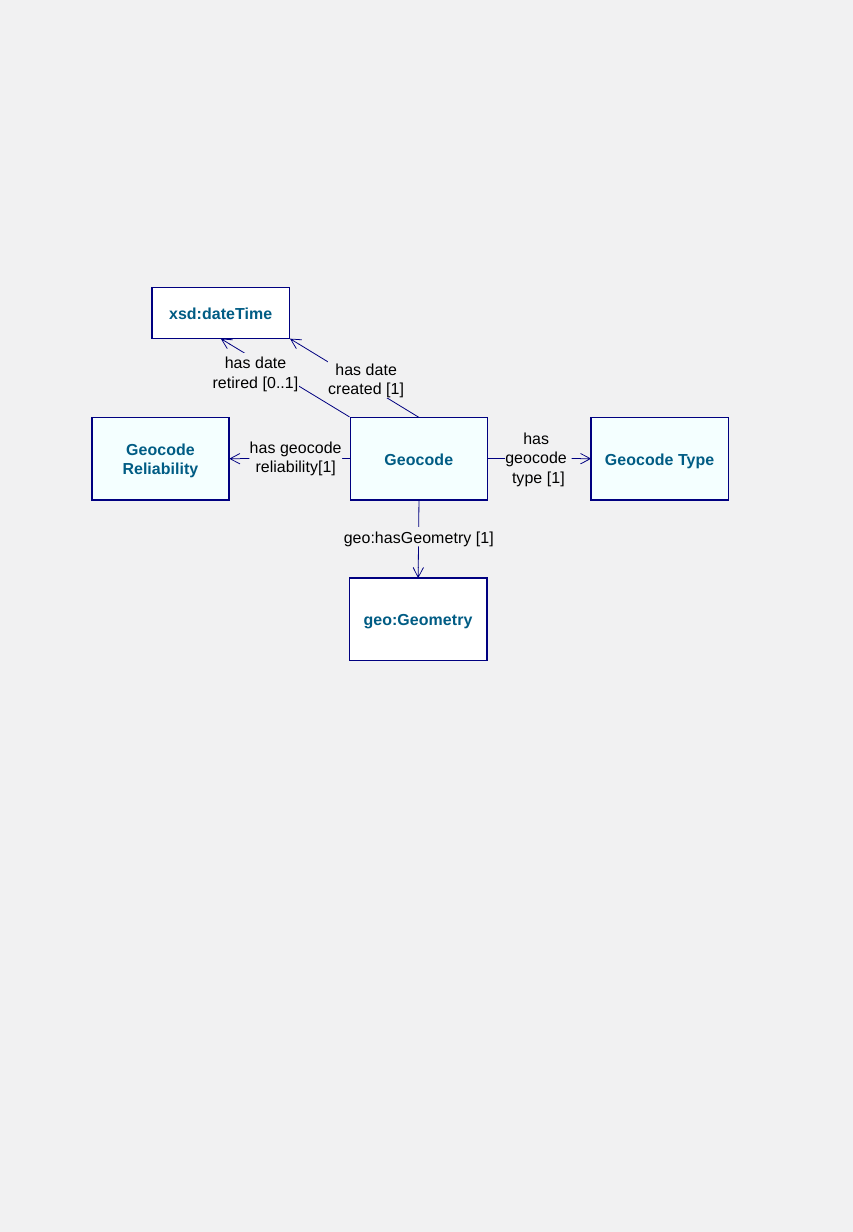
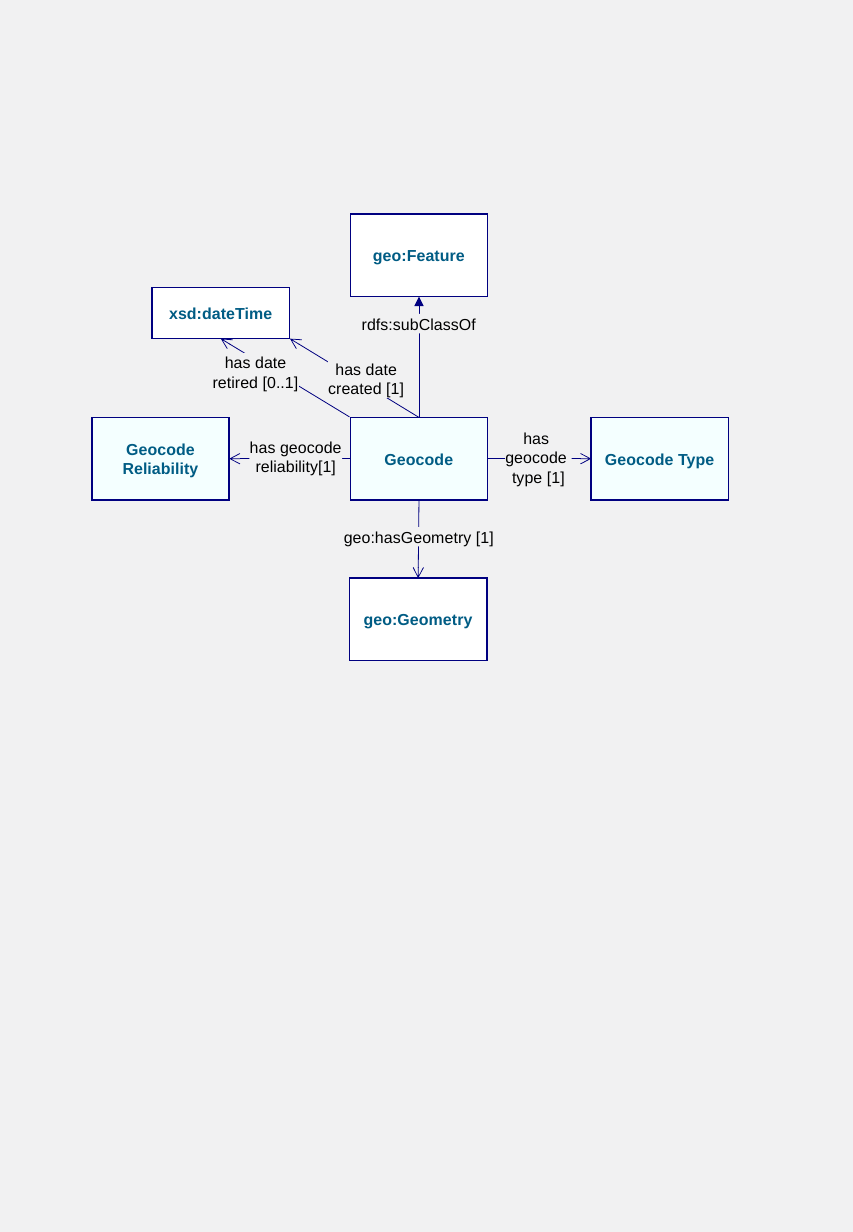
Before and after one commit to AGLDWG/gnaf-ont, a slide deck: slide 5 of docs/diagrams.pptx. Drawn at 853x1232 pixels with LibreOffice and Linux fonts; fonts in the diff are those of the drawing. Boxes give left, top, right and bottom in pixels: in the first picture for what was removed or moved away, otherwise in the second. Text is boxed around its words. In the diff, an @@ line names an element or a change of style, - is before the commit and + after.

```diff
--- a/docs/diagrams.pptx
+++ b/docs/diagrams.pptx
@@ rectangle added at box(350, 214, 488, 297), fill #FFFFFF, outline #000080 1 pt, 10.1 pt, text #005C84, bold @@
+geo:Feature
@@ arrow added from (419, 417) to (419, 297), #000080 0.5 pt @@
@@ rectangle added at box(362, 314, 478, 333), fill #F1F1F2, 10.1 pt, text #000000 @@
+rdfs:subClassOf
```
Also in this commit, not shown: 2 other slides changed, 7 other files.
